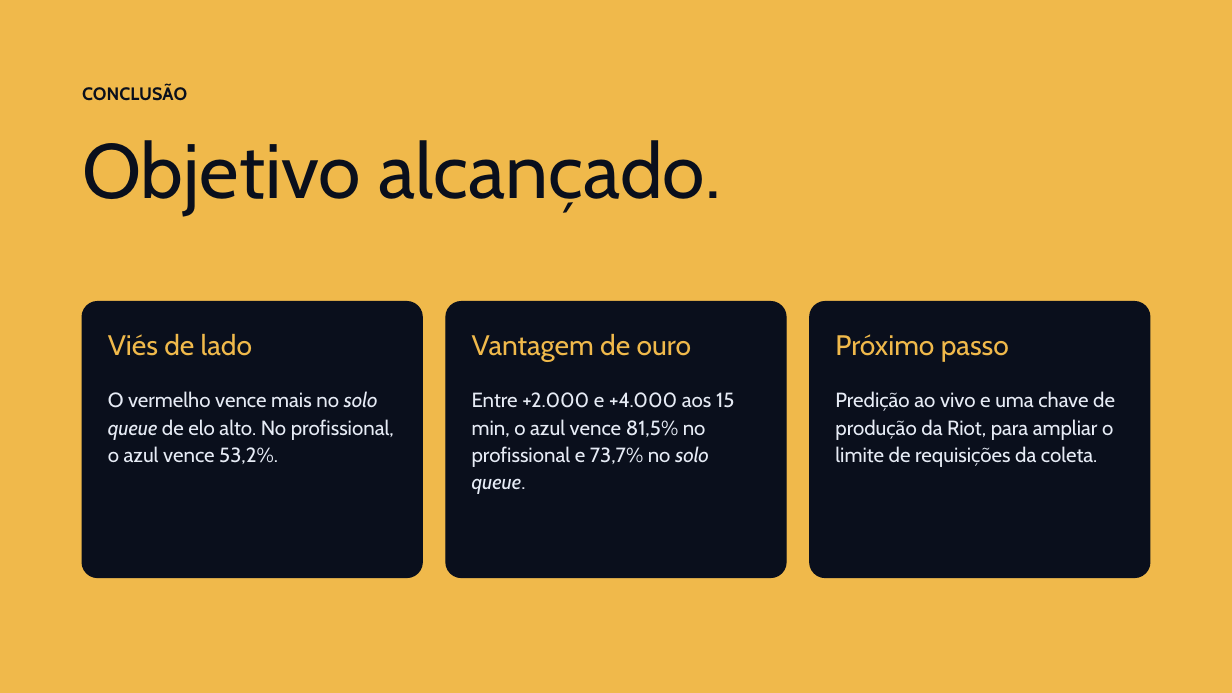
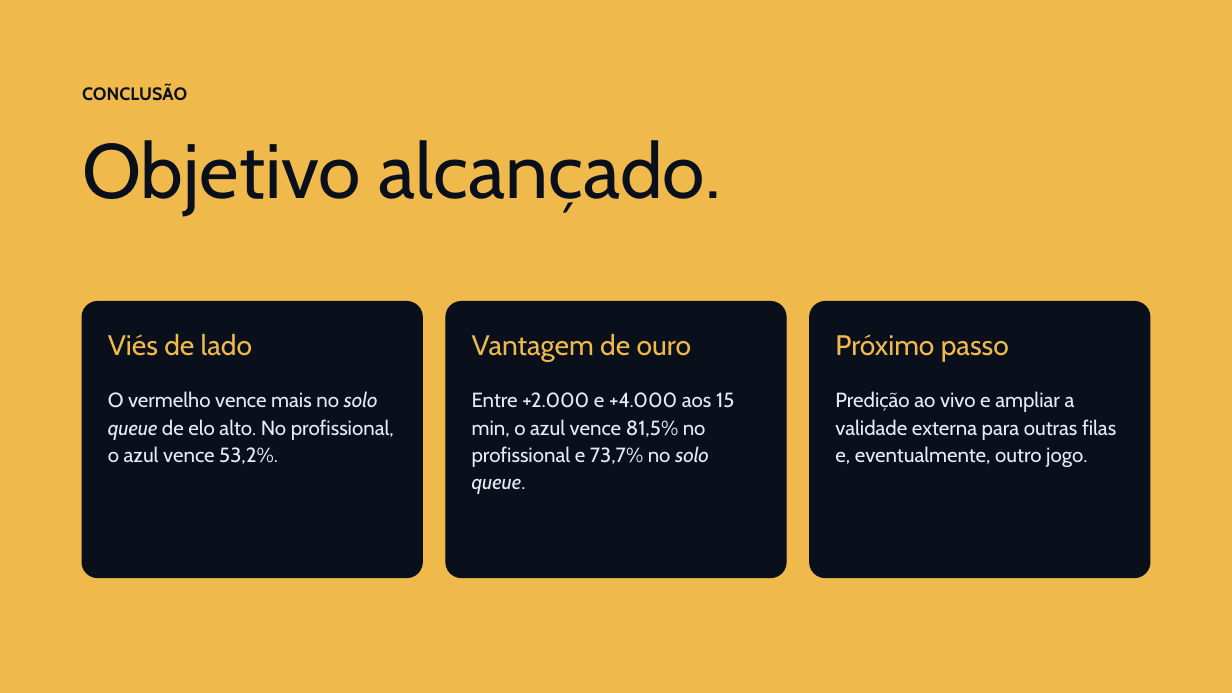
Before and after one commit to tamiosso125/lol-analytics, a slide deck: slide 17 of docs/bellestraiko_defesa_v4.pptx. Drawn at 1232x693 pixels with LibreOffice and Linux fonts; fonts in the diff are those of the drawing. Boxes give left, top, right and bottom in pixels: in the first picture for what was removed or moved away, otherwise in the second. Text is boxed around its words. In the diff, an @@ line names an element or a change of style, - is before the commit and + after.

```diff
--- a/docs/bellestraiko_defesa_v4.pptx
+++ b/docs/bellestraiko_defesa_v4.pptx
@@ text at (x1=835, y1=391, x2=1116, y2=467): text changed @@
-Predição ao vivo e uma chave de produção da Riot, para ampliar o limite de requisições da coleta.
+Predição ao vivo e ampliar a validade externa para outras filas e, eventualmente, outro jogo.
```
